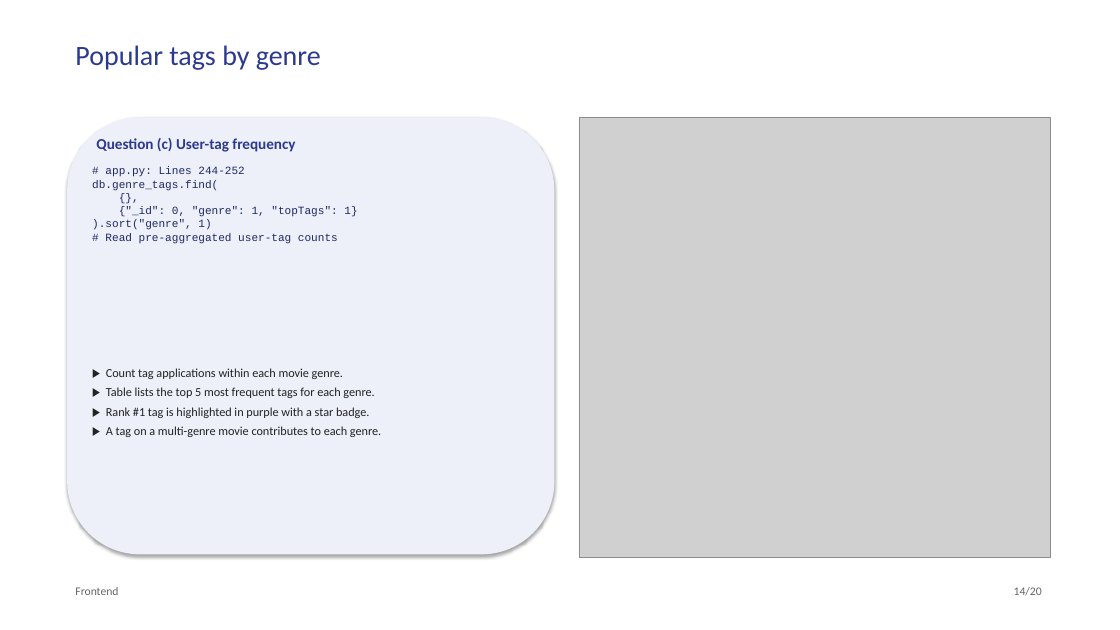
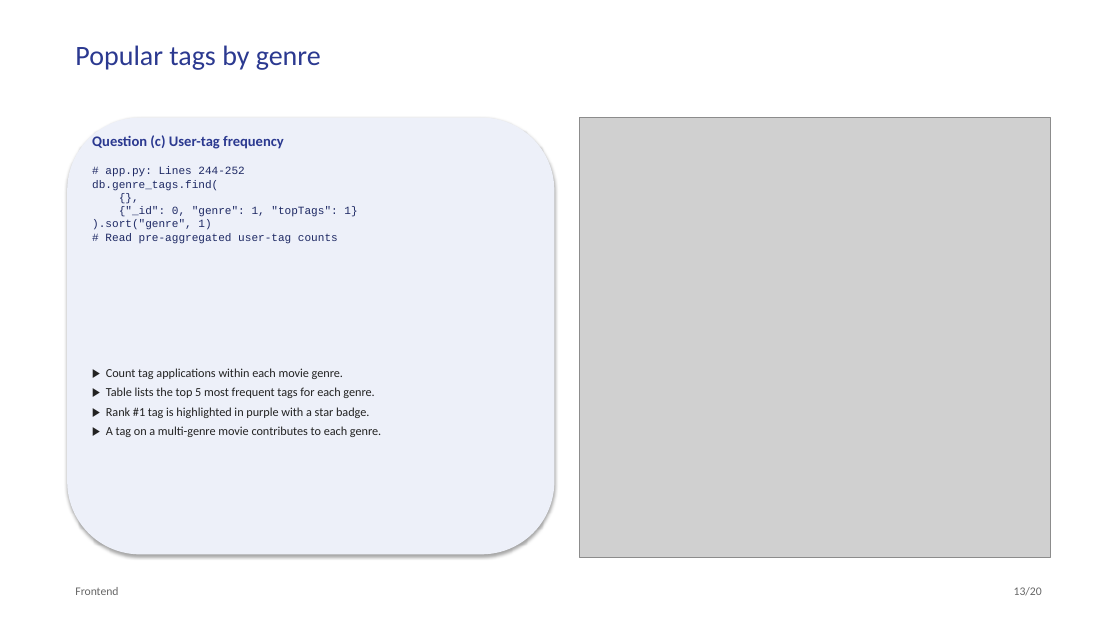
Before and after one commit to prithamnandavaram/movielens-data-engineering, a slide deck: slide 13 of presentation/MovieLens_Analytics_Presentation.pptx (slide 14 before the commit). Drawn at 1120x630 pixels with LibreOffice and Linux fonts; fonts in the diff are those of the drawing; grey boxes stand for pictures. Boxes give left, top, right and bottom in pixels: in the first picture for what was removed or moved away, otherwise in the second. Text is boxed around its words. In the diff, an @@ line names an element or a change of style, - is before the commit and + after.

Commit message:
docs(presentation): update deck structure, tech stack one-liners, tree architecture, and question sequence

```diff
--- a/presentation/MovieLens_Analytics_Presentation.pptx
+++ b/presentation/MovieLens_Analytics_Presentation.pptx
@@ text "Question (c) User-tag frequency" at [92,135,284,149]: size 13 to 12.5 pt; less space between paragraphs @@
@@ text at [1014,587,1042,596]: text changed @@
-14/20
+13/20
```
Also in this commit, not shown: 12 other slides changed, 6 slides added, 6 slides removed, 1 other file.
